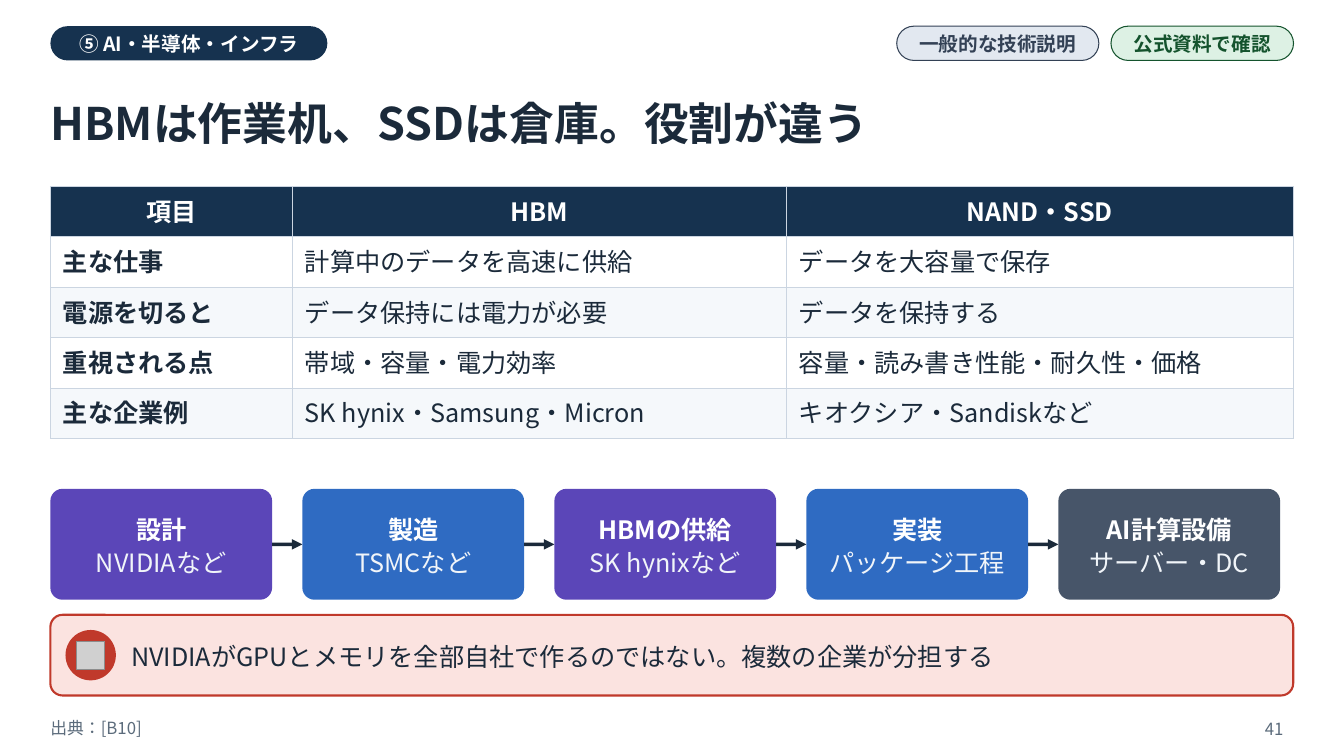
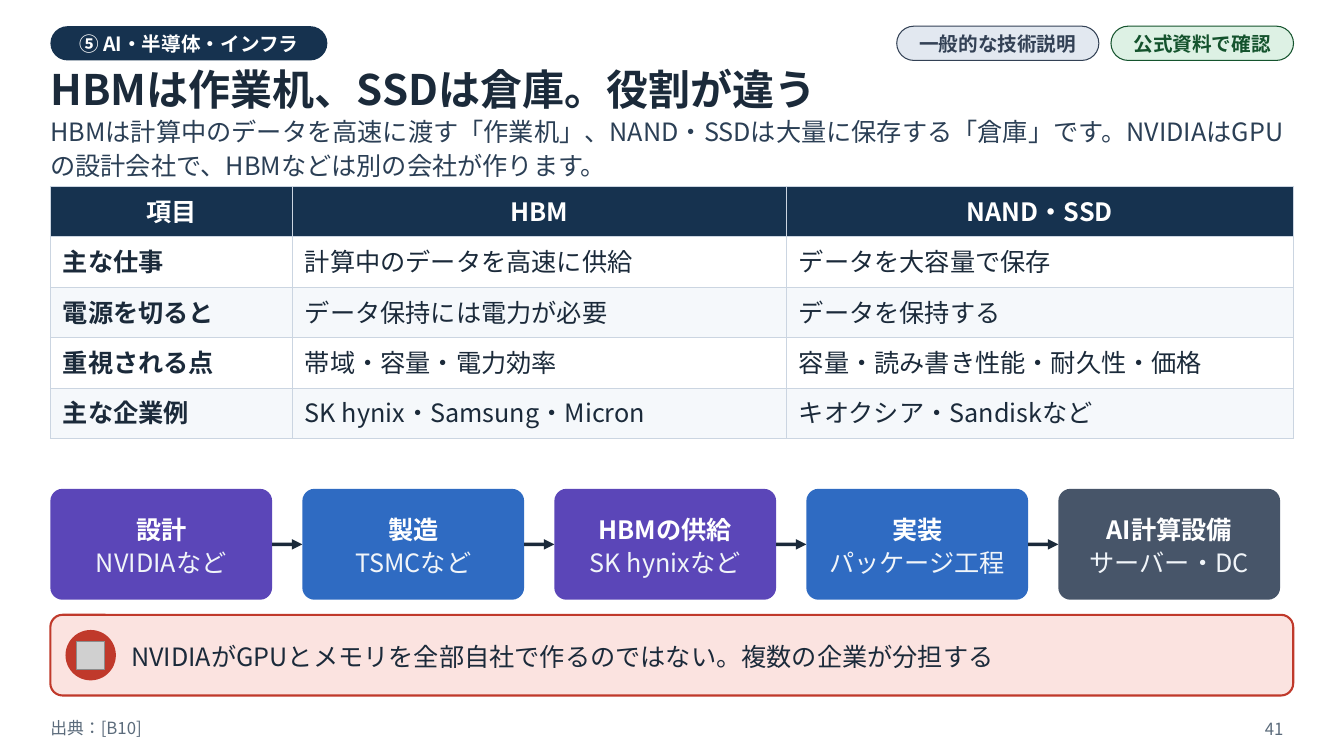
Before and after one commit to koyoy1016-gif/koyo1016, a slide deck: slide 41 of ai-infrastructure-hpe-study-deck.pptx. Drawn at 1344x756 pixels with LibreOffice and Linux fonts; fonts in the diff are those of the drawing; grey boxes stand for pictures. Boxes give left, top, right and bottom in pixels: in the first picture for what was removed or moved away, otherwise in the second. Text is boxed around its words. In the diff, an @@ line names an element or a change of style, - is before the commit and + after.

```diff
--- a/ai-infrastructure-hpe-study-deck.pptx
+++ b/ai-infrastructure-hpe-study-deck.pptx
@@ text "HBMは作業机、SSDは倉庫。役割が違う" at [50,68,816,109]: size 32 to 30 pt; line spacing 40pt to 38pt @@
@@ text added at [50,119,1283,177], 18 pt, text #2B3F55 @@
+HBMは計算中のデータを高速に渡す「作業机」、NAND・SSDは大量に保存する「倉庫」です。NVIDIAはGPUの設計会社で、HBMなどは別の会社が作ります。
```
Also in this commit, not shown: 90 other slides changed, 17 other files.
